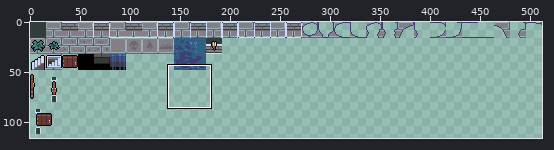
Sprite sheet -- android/assets/sprites/tiles-1.png. The first picture is a wide view before the edit; the outline marks the close-up.
Close-up. As it was:
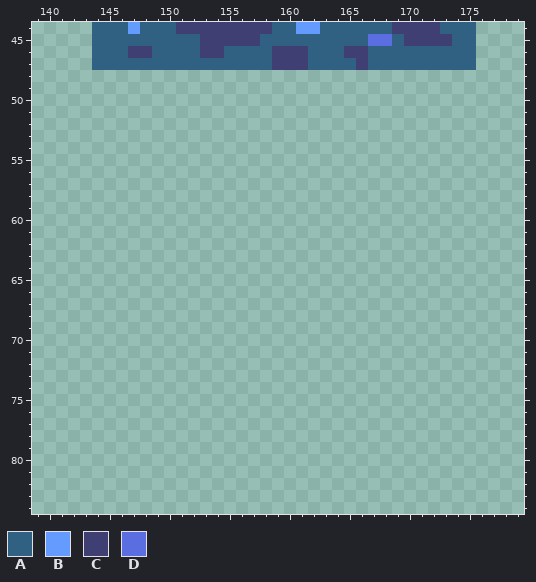
The file is 512x256 pixels. Colours within 5 levels of each other are drawn and written as one. Shown: x 139..179, y 44..84. The wide view leaves out empty margins. The commit also changed other parts of the picture, which this record leaves out.
Palette (. is transparent): A #306082  B #639bff  C #3f3f74  D #5b6ee1
Pixels before, first column x 144:
44 AAABAAACCCCCCCCAABBAAAAAACCCCAAA
45 AAAAAAAAACCCCCAAAAAAAAADDACCCCAA
46 AAACCAAAACCAAAACCCAAACCAAAAAAAAA
47 AAAAAAAAAAAAAAACCCAAAACAAAAAAAAA
The same view after the edit:
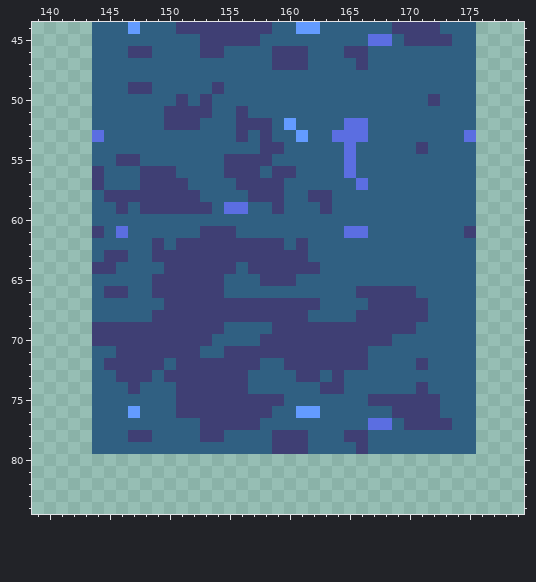
From old to new:
Changed rows in their new state; - is an unchanged pixel.
first column x 144:
48 AAAAAAAAAAAAAAAAAAAAAAAAAAAAAAAA
49 AAACCAAAAACAAAAAAAAAAAAAAAAAAAAA
50 AAAAAAACACAAAAAAAAAAAAAAAAAACAAA
51 AAAAAACCCCAACAAAAAAAAAAAAAAAAAAA
52 AAAAAACCCAAACCCABAAAADDAAAAAAAAA
53 DAAAAAAAAAAACACAABAADDDAAAAAAAAD
54 AAAAAAAAAAAAAACCAAAAADAAAAACAAAA
55 AACCAAAAAAACCCCAAAAAADAAAAAAAAAA
56 CAAACCCAAAACCCACCAAAADAAAAAAAAAA
57 CAAACCCCAAAACCCCAAAAAADAAAAAAAAA
58 ACCCCCCCCAAAACCCAACCAAAAAAAAAAAA
59 AACACCCCCCADDAACAAACAAAAAAAAAAAA
60 AAAAAAAAAAAAAAAAAAAAAAAAAAAAAAAA
61 CADAAAAAACCCAAAAAAAAADDAAAAAAAAC
62 AAAAACACCCCCCCCCACAAAAAAAAAAAAAA
63 ACCAACCCCCCCCCCCCCAAAAAAAAAAAAAA
64 CCAAAACCCCCCACCCCCCAAAAAAAAAAAAA
65 AAAAACCCCCCAAACCCAAAAAAAAAAAAAAA
66 ACCAACCCCCCAAAAAAAAAAACCCCCAAAAA
67 AAAAAACCCCCCCCCCCCCAAAACCCCCAAAA
68 AAAAACCCCCCCCCCCCCAAAACCCCCCAAAA
69 CCCCCCCCCCCAAAACCCCCCCCCCCCAAAAA
70 CCCCCCCCCCAAAACCCCCCCCCCCAAAAAAA
71 AACCCCCCCAACCCCCCCCCCCCAAAAAAAAA
72 ACCCCCACCCCCCCAACCCCCCCAAAACAAAA
73 AACCCACCCCCCCAAAACCACAAAAAAAAAAA
74 AAACAAACCCCCCAAAAAACCAAAAAACAAAA
75 AAAAAAACCCCCCCCCAAAAAAACCCCCCAAA
76 AAABAAACCCCCCCCAABBAAAAAACCCCAAA
77 AAAAAAAAACCCCCAAAAAAAAADDACCCCAA
78 AAACCAAAACCAAAACCCAAACCAAAAAAAAA
79 AAAAAAAAAAAAAAACCCAAAACAAAAAAAAA
Changed places in both close-ups, as pixel boxes (x1, y1, x2, y2):
added: (92, 70, 476, 454)
